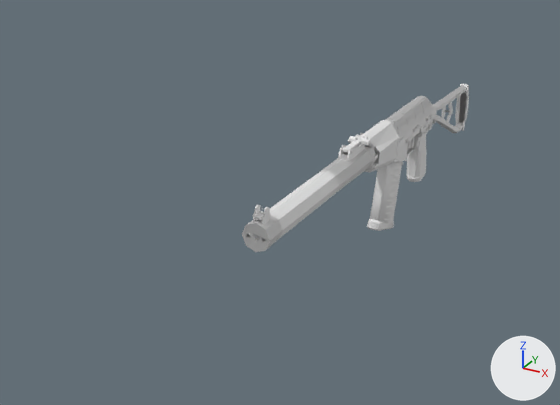
The Blender file workfolder/wms/wms.blend, before and after one commit.
Both versions are drawn from a 50 mm lens placed at (16.8, -41.7, 22.9), pointed at (-3.9, -4.1, 4.0). Lighting does not change. The marker at lower right points along +X, +Y and +Z.

The scene before the commit, as lines of its bpy script (objects in view):
```python
me_cube_005 = bpy.data.meshes.new('Cube.005')
me_cube_005.from_pydata(...)  # 1937 vertices, 3324 faces; spans x -1.8..1.0, y -13.6..20.5, z 0.0..8.1
# faces by material slot: [1102, 2222]
me_cube_005.materials.append(mat_lowpoly_plastic_014)  # its picture is missing
me_cube_005.materials.append(mat_lowpoly_metal_015)  # its picture is missing
me_cube_006 = bpy.data.meshes.new('Cube.006')
me_cube_006.from_pydata(...)  # 968 vertices, 1424 faces, 3 loose edges; spans x -1.8..0.9, y -13.6..20.5, z 0.0..8.1
# faces by material slot: [474, 950]
me_cube_006.materials.append(mat_lowpoly_plastic_014)  # its picture is missing
me_cube_006.materials.append(mat_lowpoly_metal_015)  # its picture is missing
ob_val = bpy.data.objects.new('val', me_cube_005)
ob_val.location = (0.0, 0.0, 0.0)
ob_vallod = bpy.data.objects.new('vallod', me_cube_006)
ob_vallod.location = (0.0, 0.0, 0.0)
```
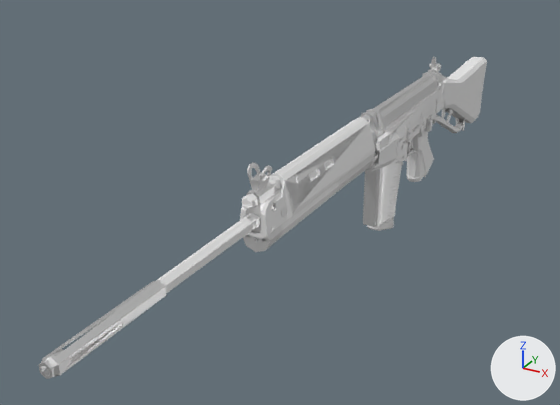
What differs and where, as boxes (x1, y1, x2, y2) in the pictures (560 x 405 px):
'fal', added: after (39, 57, 487, 379)
    faces in mat_lowpoly_metal_016 (its picture is missing): (39, 57, 444, 379)
    faces in mat_lowpoly_plastic_015 (its picture is missing): (159, 57, 487, 293)
'fallod', added: after (41, 57, 487, 376)
'vallod', unchanged, covered by the edit: before (243, 84, 469, 252); after (244, 112, 464, 252)
'val', unchanged, covered by the edit: before (242, 84, 469, 252); after (243, 108, 466, 252)

Edits to the bpy script that builds the scene:
```text
Add mat_lowpoly_metal_016:
    mat_lowpoly_metal_016 = principled_material('lowpoly_metal.016')
    mat_lowpoly_metal_016.base_color = (0.8, 0.8, 0.8)  # white #e7e7e7
    mat_lowpoly_metal_016.metallic = 0.866
    mat_lowpoly_metal_016.roughness = 0.429
    mat_lowpoly_metal_016.specular_ior_level = 0.622
Add mat_lowpoly_plastic_015:
    mat_lowpoly_plastic_015 = principled_material('lowpoly_plastic.015')
    mat_lowpoly_plastic_015.base_color = (0.8, 0.8, 0.8)  # white #e7e7e7
    mat_lowpoly_plastic_015.specular_ior_level = 0.0
Add me_cube_008:
    me_cube_008.from_pydata(...)  # 994 vertices, 1823 faces, 1 loose edge; spans x -1.0..1.3, y -27.0..24.0, z 0.9..10.2
    # faces by material slot: [1175, 648]
    me_cube_008.materials.append(mat_lowpoly_metal_016)  # its picture is missing
    me_cube_008.materials.append(mat_lowpoly_plastic_015)  # its picture is missing
Add me_cube_010:
    me_cube_010.from_pydata(...)  # 2117 vertices, 4061 faces, 1 loose edge; spans x -1.0..1.3, y -27.0..24.0, z 0.9..10.2
    # faces by material slot: [2924, 1137]
    me_cube_010.materials.append(mat_lowpoly_metal_016)  # its picture is missing
    me_cube_010.materials.append(mat_lowpoly_plastic_015)  # its picture is missing
Add ob_fallod:
    ob_fallod = bpy.data.objects.new('fallod', me_cube_008)
    ob_fallod.location = (0.0, 0.0, 0.0)
Add ob_fal:
    ob_fal = bpy.data.objects.new('fal', me_cube_010)
    ob_fal.location = (0.0, 0.0, 0.0)
```
